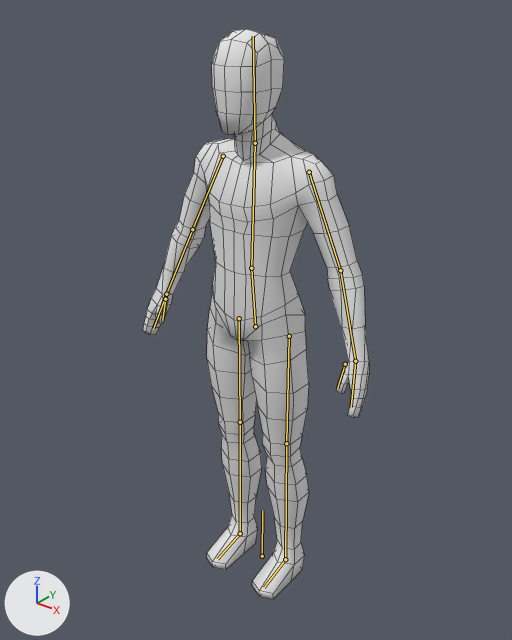
Renders of the Blender file assets/characters/human_male_base.blend from each side of a commit.
Camera for both pictures: a camera (50 mm lens) standing at (1.215, -1.557, 1.921) and looking at (-0.009, -0.027, 0.973). The axes (+X, +Y, +Z) are drawn at lower left. The lights are the same throughout. The first picture is the older version. The bones that bend it are drawn over the model as lines. Mesh edges are drawn as thin lines.
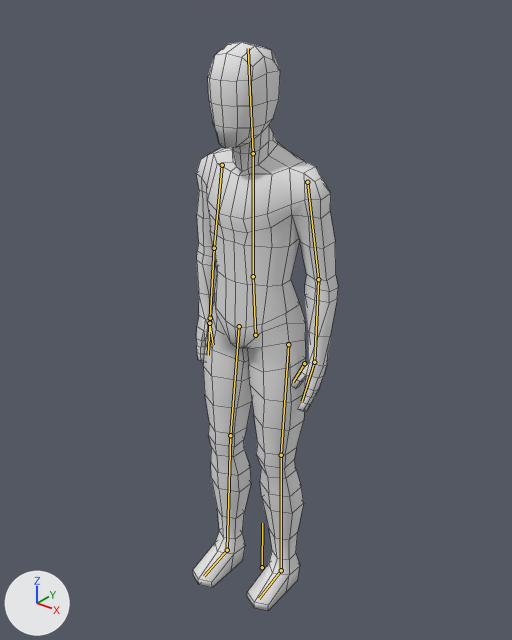
The newer file adds an action. The first version stands in its rest pose; the second is drawn at frame 20 of the action 'idle'.

Where the change shows, as pixel boxes (x1, y1, x2, y2) in the pictures (512 x 640 px):
'Cylinder', posed (36% narrower)
    before: (143, 29, 369, 599)
    after: (193, 42, 338, 611)
bone 'root', root to tip
    before: (262, 556) to (262, 510)
    after: (262, 567) to (262, 523)
bone 'hips', root to tip
    before: (255, 326) to (251, 268)
    after: (255, 335) to (253, 276)
bone 'torso', root to tip
    before: (251, 268) to (255, 143)
    after: (253, 276) to (253, 153)
bone 'upper_arm.l', root to tip
    before: (309, 172) to (340, 270)
    after: (307, 182) to (318, 279)
bone 'upper_arm.r', root to tip
    before: (223, 156) to (192, 229)
    after: (222, 165) to (214, 248)
bone 'lower_arm.r', root to tip
    before: (192, 229) to (166, 294)
    after: (214, 248) to (210, 318)
bone 'upper_leg.l', root to tip
    before: (289, 336) to (286, 443)
    after: (288, 344) to (281, 455)
bone 'lower_leg.l', root to tip
    before: (286, 443) to (285, 559)
    after: (281, 455) to (281, 570)
bone 'upper_leg.r', root to tip
    before: (239, 318) to (240, 422)
    after: (239, 326) to (230, 435)
bone 'lower_leg.r', root to tip
    before: (240, 422) to (240, 533)
    after: (230, 435) to (227, 550)

Patch to the scene script:
```diff
--- a/assets/characters/human_male_base.blend.py
+++ b/assets/characters/human_male_base.blend.py
@@ bone_root @@
 bone_root = bpy.data.objects['Armature'].pose.bones['root']
-bone_root.location = (0.0, 0.0, 0.0)
+bone_root.location = (0.0, -0.056, 0.0)
@@ bone_hips @@
 bone_hips = bpy.data.objects['Armature'].pose.bones['hips']  # child of 'root'
-bone_hips.location = (0.0, 0.0, 0.0)
-bone_hips.rotation_quaternion = (1.0, 0.0, 0.0, 0.0)  # degrees (0, 0, 0)
+bone_hips.location = (0.0, 0.027, -0.003)
+bone_hips.rotation_quaternion = (1.0, -0.014, 0.0, 0.0)  # degrees (-2, 0, 0)
@@ bone_torso @@
 bone_torso = bpy.data.objects['Armature'].pose.bones['torso']  # child of 'hips'
-bone_torso.rotation_quaternion = (1.0, 0.0, 0.0, 0.0)  # degrees (0, 0, 0)
+bone_torso.rotation_quaternion = (0.999, 0.034, 0.0, 0.0)  # degrees (4, 0, 0)
@@ bone_upper_arm_l @@
 bone_upper_arm_l = bpy.data.objects['Armature'].pose.bones['upper_arm.l']  # child of 'torso'
-bone_upper_arm_l.rotation_quaternion = (1.0, 0.0, 0.0, 0.0)  # degrees (0, 0, 0)
+bone_upper_arm_l.rotation_quaternion = (0.988, 0.153, 0.009, -0.017)  # degrees (18, 1, -2)
@@ bone_upper_arm_r @@
 bone_upper_arm_r = bpy.data.objects['Armature'].pose.bones['upper_arm.r']  # child of 'torso'
-bone_upper_arm_r.rotation_quaternion = (1.0, 0.0, 0.0, 0.0)  # degrees (0, 0, 0)
+bone_upper_arm_r.rotation_quaternion = (0.99, 0.136, -0.012, 0.027)  # degrees (16, -2, 3)
@@ bone_lower_arm_r @@
 bone_lower_arm_r = bpy.data.objects['Armature'].pose.bones['lower_arm.r']  # child of 'upper_arm.r'
-bone_lower_arm_r.rotation_quaternion = (1.0, 0.0, 0.0, 0.0)  # degrees (0, 0, 0)
+bone_lower_arm_r.rotation_quaternion = (1.0, 0.001, -0.003, 0.028)  # degrees (0, 0, 3)
@@ bone_upper_leg_l @@
 bone_upper_leg_l = bpy.data.objects['Armature'].pose.bones['upper_leg.l']  # child of 'hips'
-bone_upper_leg_l.rotation_quaternion = (1.0, 0.0, 0.0, 0.0)  # degrees (0, 0, 0)
+bone_upper_leg_l.rotation_quaternion = (1.0, 0.025, 0.0, 0.0)  # degrees (3, 0, 0)
@@ bone_lower_leg_l @@
 bone_lower_leg_l = bpy.data.objects['Armature'].pose.bones['lower_leg.l']  # child of 'upper_leg.l'
-bone_lower_leg_l.location = (0.0, 0.0, 0.0)
-bone_lower_leg_l.rotation_quaternion = (1.0, 0.0, 0.0, 0.0)  # degrees (0, 0, 0)
+bone_lower_leg_l.location = (0.0, -0.001, 0.0)
+bone_lower_leg_l.rotation_quaternion = (0.999, -0.041, 0.001, 0.0)  # degrees (-5, 0, 0)
@@ bone_upper_leg_r @@
 bone_upper_leg_r = bpy.data.objects['Armature'].pose.bones['upper_leg.r']  # child of 'hips'
-bone_upper_leg_r.rotation_quaternion = (1.0, 0.0, 0.0, 0.0)  # degrees (0, 0, 0)
+bone_upper_leg_r.rotation_quaternion = (0.999, 0.051, 0.0, 0.0)  # degrees (6, 0, 0)
@@ bone_lower_leg_r @@
 bone_lower_leg_r = bpy.data.objects['Armature'].pose.bones['lower_leg.r']  # child of 'upper_leg.r'
-bone_lower_leg_r.location = (0.0, 0.0, 0.0)
-bone_lower_leg_r.rotation_quaternion = (1.0, 0.0, 0.0, 0.0)  # degrees (0, 0, 0)
+bone_lower_leg_r.location = (0.0, 0.001, 0.0)
+bone_lower_leg_r.rotation_quaternion = (0.999, -0.043, -0.001, 0.0)  # degrees (-5, 0, 0)
```
